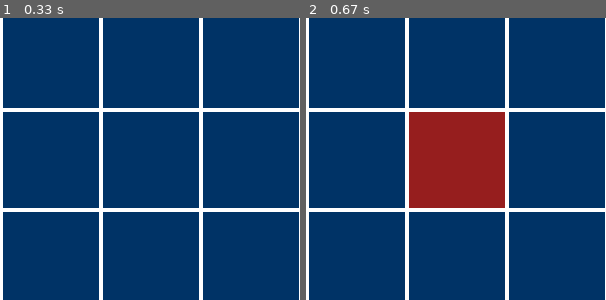
Above: before the commit, frames 1-2 (left to right).
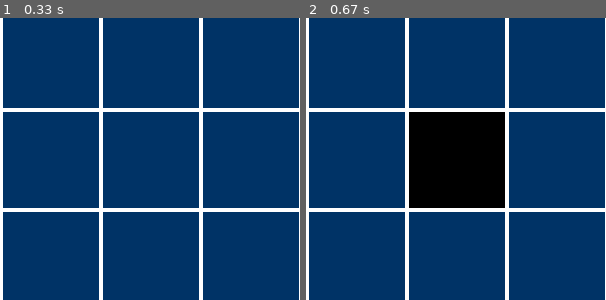
Above: after the commit, the same moments.

Repository: wlsdn2749/Rostark-Transcendence-Simulator
Game: pygame game, started from games/main.py
The game is run twice, just before and just after one commit, with the same random seed, the same clock (stepped at 60 frames per second) and the same inputs.
Inputs (mouse positions are % of the whole screen's width and height, from its top left):
- Up to frame 1 (0.33 s): no input
- Up to frame 2 (0.67 s): click (50, 63) at 0.38 s
The pictures show only the part of the screen within x 25-75%, y 38-88%; the shares and areas given below are measured in that part.

Frame 1 is identical in both runs. In frame 2, 11% of the frame differs, in the area x 34-67%, y 33-68%.

Commit message:
modify: enabled feature

Diff:
--- a/games/main.py
+++ b/games/main.py
@@ -28,8 +28,8 @@
 pygame.draw.line(screen, WHITE, (0, 600), (600, 600), 5)
 
 # 타일 프레임 그리기
-r1 = Tile(50, 50, 500, 500)
-r1.draw(screen, RED, 10)
+# r1 = Tile(50, 50, 500, 500)
+# r1.draw(screen, RED, 10)
 
 
 # 타일 그리기
@@ -41,8 +41,7 @@
 for i in range(5):
     for j in range(5):
         target_tile = tiles[i][j]
-        tiles[i][j].draw(screen, TILE1)
-        tiles[i][j].draw(screen, WHITE, 2)
+        target_tile.create(screen)
 
 while not game_over:
     for event in pygame.event.get():
@@ -52,9 +51,8 @@
             x, y = pygame.mouse.get_pos()
             if 50 <= x <= 550 and 50 <= y <= 550:
                 target_tile = tiles[(x - 50) // 100][(y - 50) // 100]
-                target_tile.draw(screen, DARK_RED)
-                target_tile.draw(screen, WHITE, 2)
-                print(x, y)
+                target_tile.destroy(screen)
+                print(x, y, target_tile.enabled)
             else:
                 print(x, y)
                 print("바깥쪽")
--- a/games/pakeages/gameobject.py
+++ b/games/pakeages/gameobject.py
@@ -1,5 +1,12 @@
 import pygame
-from typing import Optional, Tuple
+
+
+WHITE = (255, 255, 255)
+BLACK = (0, 0, 0)
+BLUE = (0, 0, 255)
+RED = (255, 0, 0)
+DARK_RED = (150, 30, 30)
+TILE1 = (0, 51, 102)
 
 
 class Tile(pygame.Rect):  # type: ignore
@@ -9,14 +16,17 @@
 
     def __init__(self, *args: int, **kwargs: int) -> None:
         super().__init__(*args, **kwargs)
+        self.enabled = False
 
-    def draw(
-        self,
-        surface: pygame.surface.Surface,
-        color: Tuple[int, int, int],  # RGB
-        width: Optional[int] = 0,
-    ) -> None:
-        pygame.draw.rect(surface, color, self, width)
+    def create(self, surface: pygame.surface.Surface) -> None:
+        pygame.draw.rect(surface, TILE1, self)  # 채우기
+        pygame.draw.rect(surface, WHITE, self, 2)  # 하얀색으로 Boarding
+        self.enabled = True  # 생성됬다고 표시
+
+    def destroy(self, surface: pygame.surface.Surface) -> None:
+        pygame.draw.rect(surface, BLACK, self)  # 검은색으로 -> 배경
+        pygame.draw.rect(surface, WHITE, self, 2)  # 외곽선은 그대로
+        self.enabled = False  # 파괴됬다고 표시
 
 
 # if __name__ == "__main__":
